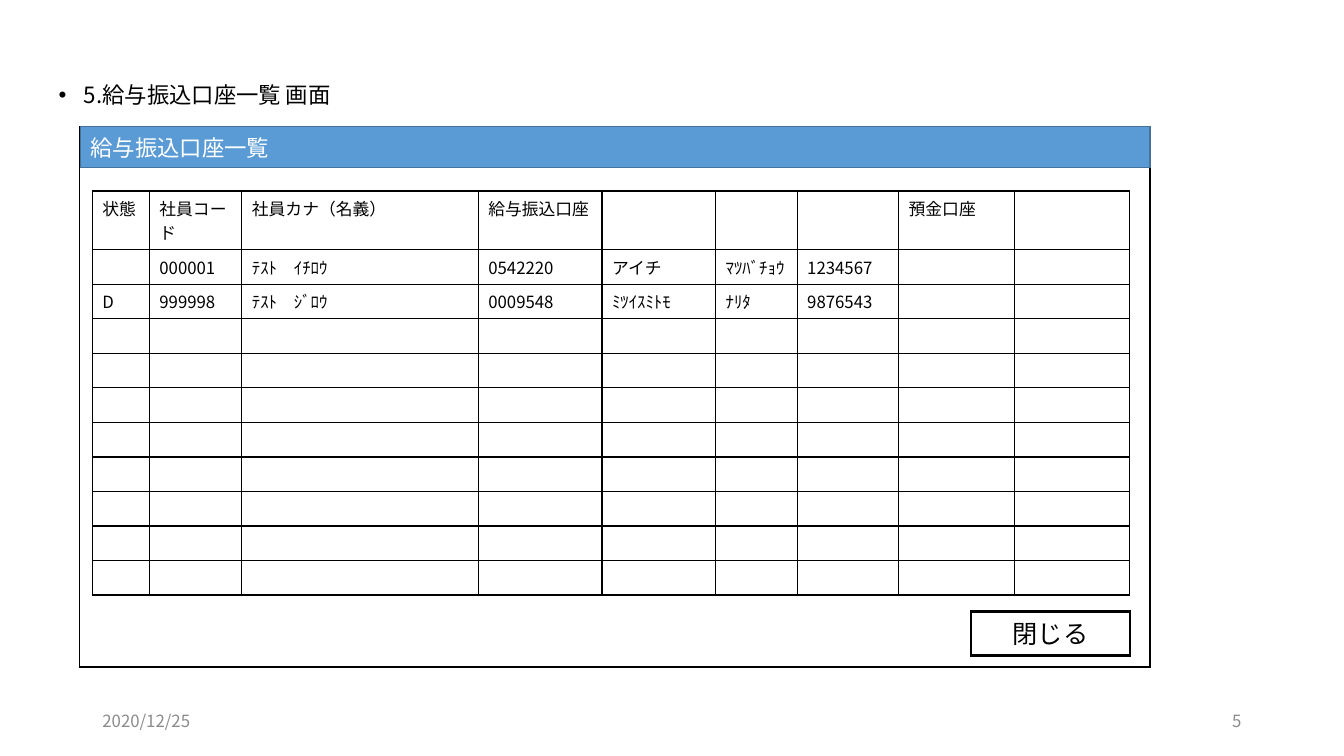
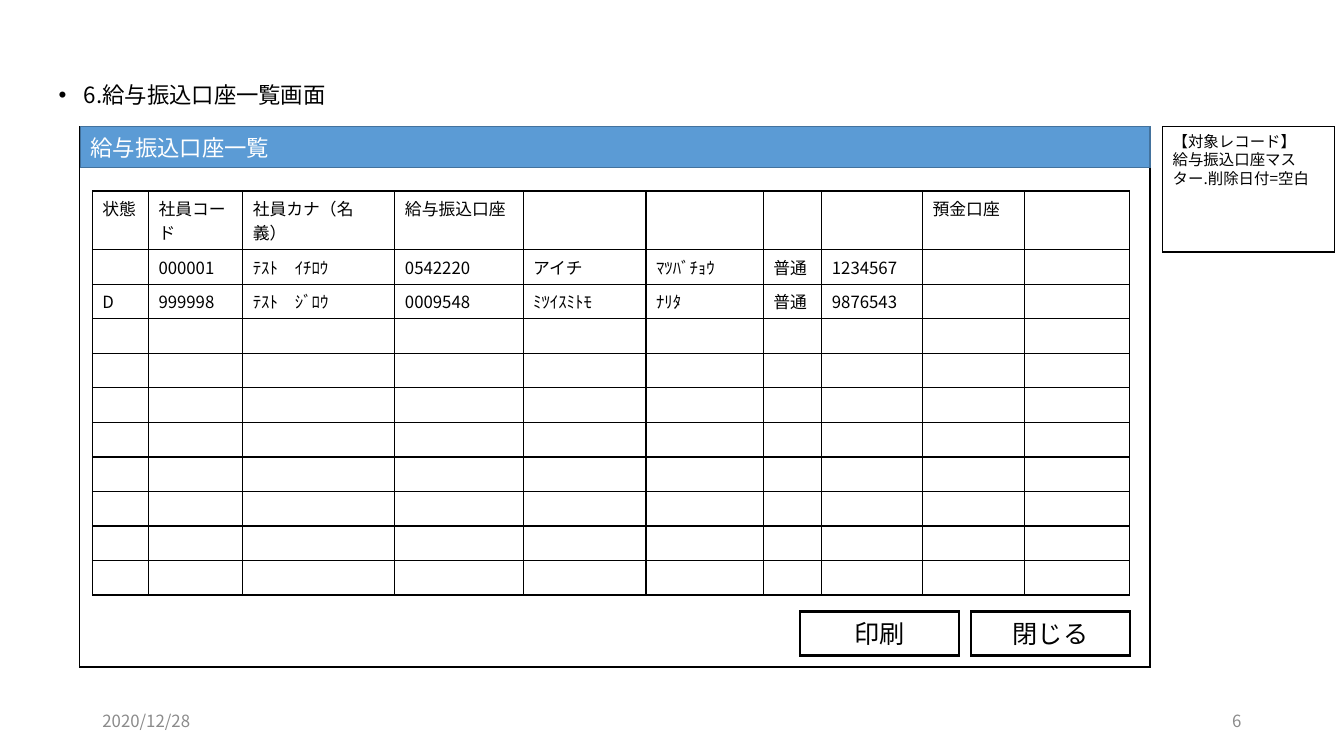
Before and after one commit to zaimuVB/zaimu, a slide deck: slide 6 of Doc/2.UI/経理DB/画面イメージ（経理DB）.pptx (slide 5 before the commit). Drawn at 1344x756 pixels with LibreOffice and Linux fonts; fonts in the diff are those of the drawing. Boxes give left, top, right and bottom in pixels: in the first picture for what was removed or moved away, otherwise in the second. Text is boxed around its words. In the diff, an @@ line names an element or a change of style, - is before the commit and + after.

```diff
--- a/Doc/2.UI/経理DB/画面イメージ（経理DB）.pptx
+++ b/Doc/2.UI/経理DB/画面イメージ（経理DB）.pptx
@@ text at box(84, 84, 326, 105): text changed @@
-• 5.給与振込口座一覧 画面
+• 6.給与振込口座一覧画面
@@ rectangle added at box(1163, 127, 1335, 252), outline #000000 1 pt, 11 pt, text #000000 @@
+【対象レコード】
+給与振込口座マスター.削除日付=空白
@@ table at box(93, 191, 1130, 567) @@
+column 7:  | 普通 | 普通 |  |  |  |  |  |  |  | 
@@ rectangle added at box(801, 612, 959, 656), outline #000000 1.5 pt, 18 pt, text #000000 @@
+印刷
@@ text at box(102, 714, 190, 730): text changed @@
-2020/12/25
+2020/12/28
@@ page number at box(1232, 714, 1241, 727): text changed @@
-5
+6
```
Also in this commit, not shown: 4 other slides changed, 2 slides added, 2 other files.
